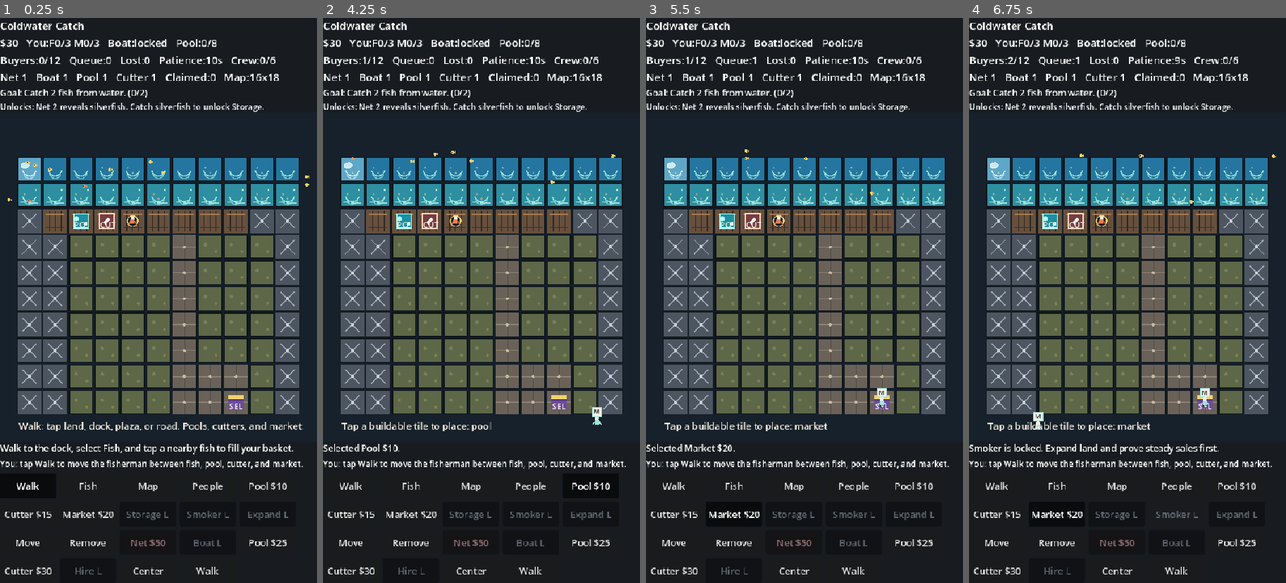
Above: before the commit, frames 1-4 (left to right).
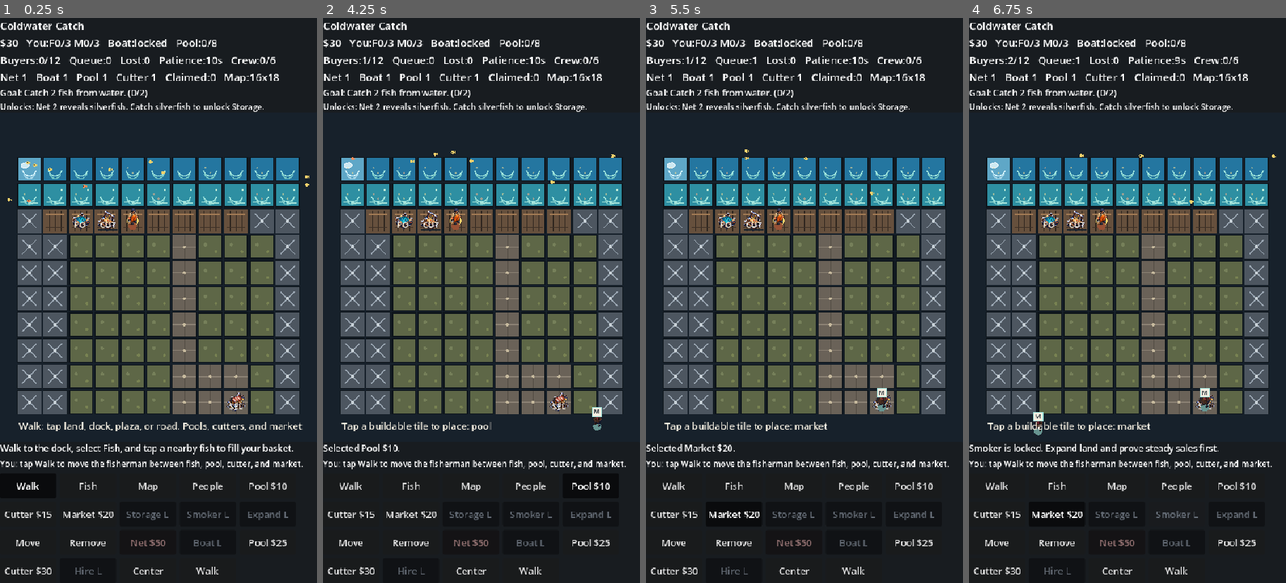
Above: after the commit, the same moments.

Repository: FunnySkillz/project_tilesgame
Game: Godot game, scene res://scenes/Main.tscn
Two runs of this game, one before a commit and one after it. Both use one fixed random seed, a clock stepped at 60 frames per second and the inputs below.
Inputs:
- Up to frame 1 (0.25 s): no input
- Up to frame 2 (4.25 s): click "Walk" at 0.5 s; click "Fish" at 1.25 s; click "Map" at 2 s; click "People" at 2.75 s; click "Pool $10" at 3.5 s
- Up to frame 3 (5.5 s): click "Cutter $15" at 4.25 s; click "Market $20" at 5 s
- Up to frame 4 (6.75 s): click "Storage L" at 5.75 s; click "Smoker L" at 6.5 s

The runs differ from the first frame. In frame 1, 0.5% of the frame differs, in the area x 22-78%, y 33-70%; in frame 2, 0.5%, in the area x 22-88%, y 33-73%; in frame 3, 0.5%; in frame 4, 0.5%.

Commit message:
Add first runtime art pack

Diff:
--- a/scripts/main.gd
+++ b/scripts/main.gd
@@ -10,6 +10,11 @@
 const BoatAgentScript := preload("res://scripts/fishing/BoatAgent.gd")
 const FishAgentScript := preload("res://scripts/fishing/FishAgent.gd")
 const PlayerAgentScript := preload("res://scripts/people/PlayerAgent.gd")
+const FISHERMAN_TEXTURE := preload("res://assets/runtime_art/fisherman.png")
+const VILLAGER_TEXTURE := preload("res://assets/runtime_art/villager.png")
+const LIVE_POOL_TEXTURE := preload("res://assets/runtime_art/live_pool.png")
+const CUTTER_TEXTURE := preload("res://assets/runtime_art/cutter.png")
+const MARKET_TEXTURE := preload("res://assets/runtime_art/market.png")
 
 const GRID_W := 16
 const GRID_H := 18
@@ -3238,17 +3243,14 @@
 
 
 func _draw_person(center: Vector2, body_color: Color, selected: bool, label: String) -> void:
-	var head_radius: float = max(3.0, tile_px * 0.075)
-	var body_size := Vector2(tile_px * 0.16, tile_px * 0.18)
+	var sprite_size := Vector2(tile_px * 0.78, tile_px * 0.88)
+	var sprite_rect := Rect2(center - Vector2(sprite_size.x * 0.5, sprite_size.y * 0.68), sprite_size)
 	if selected:
 		draw_circle(center, tile_px * 0.22, Color("#f2d16b"))
 		draw_circle(center, tile_px * 0.18, Color("#17212b"))
-	draw_circle(center + Vector2(0, -tile_px * 0.12), head_radius, Color("#f5efe1"))
-	draw_rect(Rect2(center - body_size * 0.5 + Vector2(0, tile_px * 0.03), body_size), body_color)
-	draw_line(center + Vector2(-body_size.x * 0.55, tile_px * 0.02), center + Vector2(-body_size.x, tile_px * 0.12), body_color, 2.0)
-	draw_line(center + Vector2(body_size.x * 0.55, tile_px * 0.02), center + Vector2(body_size.x, tile_px * 0.12), body_color, 2.0)
-	if label != "":
-		draw_string(get_theme_default_font(), center + Vector2(-tile_px * 0.12, tile_px * 0.28), label, HORIZONTAL_ALIGNMENT_CENTER, tile_px * 0.24, 11, Color("#17212b"))
+	draw_circle(center + Vector2(0, tile_px * 0.19), tile_px * 0.16, body_color.darkened(0.35))
+	var texture: Texture2D = FISHERMAN_TEXTURE if label == "YOU" or label == "W" else VILLAGER_TEXTURE
+	draw_texture_rect(texture, sprite_rect, false)
 
 
 func _draw_want_bubble(center: Vector2, label: String, color: Color) -> void:
@@ -3284,24 +3286,16 @@
 			draw_circle(rect.get_center() + Vector2(-8, -4), 3.0, Color("#76805a"))
 			draw_circle(rect.get_center() + Vector2(10, 8), 2.5, Color("#788252"))
 		BuildKind.POOL:
-			var pool_rect := rect.grow(-tile_px * 0.18)
-			draw_rect(pool_rect, Color("#1c90a3"))
-			draw_rect(pool_rect, Color("#b6fff2"), false, 2.0)
-			draw_circle(pool_rect.get_center() + Vector2(-8, -4), 4.0, Color("#b6fff2"))
-			draw_circle(pool_rect.get_center() + Vector2(8, 5), 3.0, Color("#d2fff7"))
+			_draw_building_art(rect, LIVE_POOL_TEXTURE)
 		BuildKind.CUTTER:
-			var body := rect.grow(-tile_px * 0.17)
-			draw_rect(body, Color("#773d44"))
-			draw_rect(body, Color("#ffd7bb"), false, 2.0)
-			draw_line(body.position + Vector2(8, body.size.y - 8), body.end - Vector2(8, body.size.y - 8), Color("#f4f0e5"), 5.0)
+			_draw_building_art(rect, CUTTER_TEXTURE)
 			if _building_count(BuildKind.CUTTER) > 0:
-				var bar_width: float = body.size.x * clamp(cutter_progress / _cutter_required_time(), 0.0, 1.0)
-				draw_rect(Rect2(body.position + Vector2(0, body.size.y - 5), Vector2(bar_width, 5)), Color("#f2d16b"))
+				var bar_rect := Rect2(rect.position + Vector2(tile_px * 0.12, rect.size.y - tile_px * 0.16), Vector2(tile_px * 0.76, 4.0))
+				var bar_width: float = bar_rect.size.x * clamp(cutter_progress / _cutter_required_time(), 0.0, 1.0)
+				draw_rect(bar_rect, Color("#17212b"))
+				draw_rect(Rect2(bar_rect.position, Vector2(bar_width, bar_rect.size.y)), Color("#f2d16b"))
 		BuildKind.MARKET:
-			var stall := rect.grow(-tile_px * 0.16)
-			draw_rect(stall, Color("#6c4a9b"))
-			draw_rect(Rect2(stall.position, Vector2(stall.size.x, stall.size.y * 0.32)), Color("#f2d16b"))
-			draw_line(stall.position + Vector2(0, stall.size.y * 0.32), stall.position + Vector2(stall.size.x, stall.size.y * 0.32), Color("#1b1720"), 2.0)
+			_draw_building_art(rect, MARKET_TEXTURE)
 		BuildKind.STORAGE:
 			var crate := rect.grow(-tile_px * 0.18)
 			draw_rect(crate, Color("#8a6f43"))
@@ -3317,6 +3311,11 @@
 			draw_circle(smoker.position + Vector2(smoker.size.x * 0.78, -7), 2.0, Color("#dbe2e6"))
 			var smoke_bar_width: float = smoker.size.x * clamp(smoker_progress / _smoker_required_time(), 0.0, 1.0)
 			draw_rect(Rect2(smoker.position + Vector2(0, smoker.size.y - 5), Vector2(smoke_bar_width, 5)), Color("#e8a35c"))
+
+
+func _draw_building_art(rect: Rect2, texture: Texture2D) -> void:
+	var art_rect := rect.grow(-tile_px * 0.035)
+	draw_texture_rect(texture, art_rect, false)
 
 
 func _draw_fish(center: Vector2, scale: float, fish_kind: int) -> void:
Binary file added: assets/runtime_art/cutter.png
Binary file added: assets/runtime_art/fisherman.png
Binary file added: assets/runtime_art/live_pool.png
Binary file added: assets/runtime_art/market.png
Binary file added: assets/runtime_art/villager.png
Not shown, changed: docs/art_plan.md
Not shown, changed: docs/implementation_phases.md
